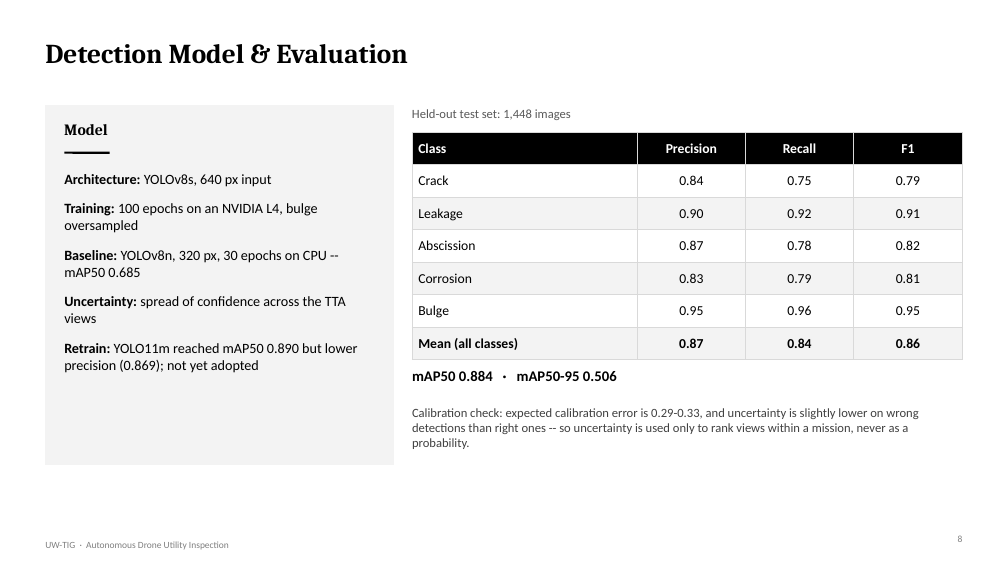
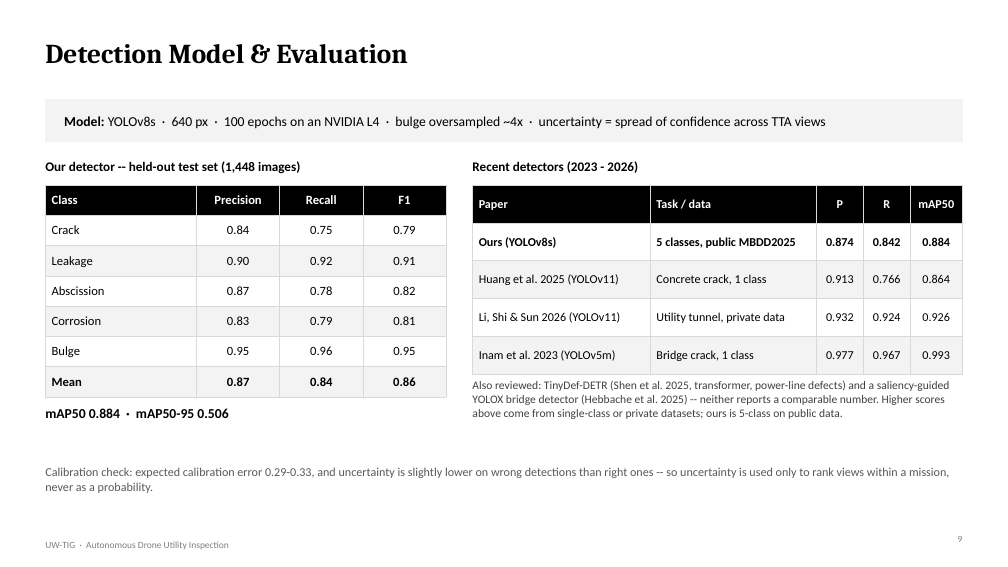
Before and after one commit to DrNeel11/project_work_1, a slide deck: slide 9 of drone-sim-today/Autonomous_Drone_Inspection_Progress.pptx (slide 8 before the commit). Drawn at 1008x567 pixels with LibreOffice and Linux fonts; fonts in the diff are those of the drawing. Boxes give left, top, right and bottom in pixels: in the first picture for what was removed or moved away, otherwise in the second. Text is boxed around its words. In the diff, an @@ line names an element or a change of style, - is before the commit and + after.

```diff
--- a/drone-sim-today/Autonomous_Drone_Inspection_Progress.pptx
+++ b/drone-sim-today/Autonomous_Drone_Inspection_Progress.pptx
@@ rectangle resized from (x1=45, y1=106, x2=393, y2=465) to (x1=45, y1=100, x2=963, y2=141) @@
@@ text at (x1=64, y1=116, x2=826, y2=129): text changed; size 15 to 13 pt; font Cambria to Calibri; bold off @@
-Model
+Model: YOLOv8s · 640 px · 100 epochs on an NVIDIA L4 · bulge oversampled ~4x · uncertainty = spread of confidence across TTA views
@@ text "Model: YOLOv8s · 640 px ..." at (x1=64, y1=116, x2=826, y2=129): vertical alignment top to middle @@
@@ text at (x1=45, y1=161, x2=300, y2=174): text changed; size 12 to 12.5 pt; text colour #595959 to #000000; bold on @@
-Held-out test set: 1,448 images
+Our detector -- held-out test set (1,448 images)
@@ line removed from (64, 153) to (110, 153) @@
@@ text removed at (x1=64, y1=174, x2=358, y2=373) @@
-▪ Architecture: YOLOv8s, 640 px input
-▪ Training: 100 epochs on an NVIDIA L4, bulge oversampled
-▪ Baseline: YOLOv8n, 320 px, 30 epochs on CPU -- mAP50 0.685
-▪ Uncertainty: spread of confidence across the TTA views
-▪ Retrain: YOLO11m reached mAP50 0.890 but lower precision (0.869); not yet adopted
@@ text added at (x1=472, y1=161, x2=638, y2=173), 12.5 pt, text #000000, bold @@
+Recent detectors (2023 - 2026)
@@ table at (x1=45, y1=185, x2=446, y2=390) @@
-row 7, column 1: Mean (all classes)
+row 7, column 1: Mean
@@ size 13 to 12 pt @@
@@ table resized from (x1=412, y1=132, x2=963, y2=354) to (x1=45, y1=185, x2=446, y2=390) @@
@@ table added at (x1=473, y1=185, x2=963, y2=365), 5 rows, 5 columns @@
+Paper | Task / data | P | R | mAP50
+Ours (YOLOv8s) | 5 classes, public MBDD2025 | 0.874 | 0.842 | 0.884
+Huang et al. 2025 (YOLOv11) | Concrete crack, 1 class | 0.913 | 0.766 | 0.864
+Li, Shi & Sun 2026 (YOLOv11) | Utility tunnel, private data | 0.932 | 0.924 | 0.926
+Inam et al. 2023 (YOLOv5m) | Bridge crack, 1 class | 0.977 | 0.967 | 0.993
@@ text added at (x1=472, y1=381, x2=950, y2=419), 11 pt, text #404040 @@
+Also reviewed: TinyDef-DETR (Shen et al. 2025, transformer, power-line defects) and a saliency-guided YOLOX bridge detector (Hebbache et al. 2025) -- neither reports a comparable number. Higher scores above come from single-class or private datasets; ours is 5-class on public data.
@@ text "mAP50 0.884 · mAP50-95 0.506" moved from (x1=412, y1=371, x2=617, y2=381) to (x1=45, y1=408, x2=228, y2=418) @@
@@ text "mAP50 0.884 · mAP50-95 0.506" at (x1=45, y1=408, x2=228, y2=418): size 14 to 13 pt @@
@@ text at (x1=45, y1=467, x2=949, y2=493): text changed; size 12 to 11.5 pt; text colour #404040 to #595959 @@
-Calibration check: expected calibration error is 0.29-0.33, and uncertainty is slightly lower on wrong detections than right ones -- so uncertainty is used only to rank views within a mission, never as a probability.
+Calibration check: expected calibration error 0.29-0.33, and uncertainty is slightly lower on wrong detections than right ones -- so uncertainty is used only to rank views within a mission, never as a probability.
```
Also in this commit, not shown: 6 other slides changed, 1 slide added, 1 other file.
